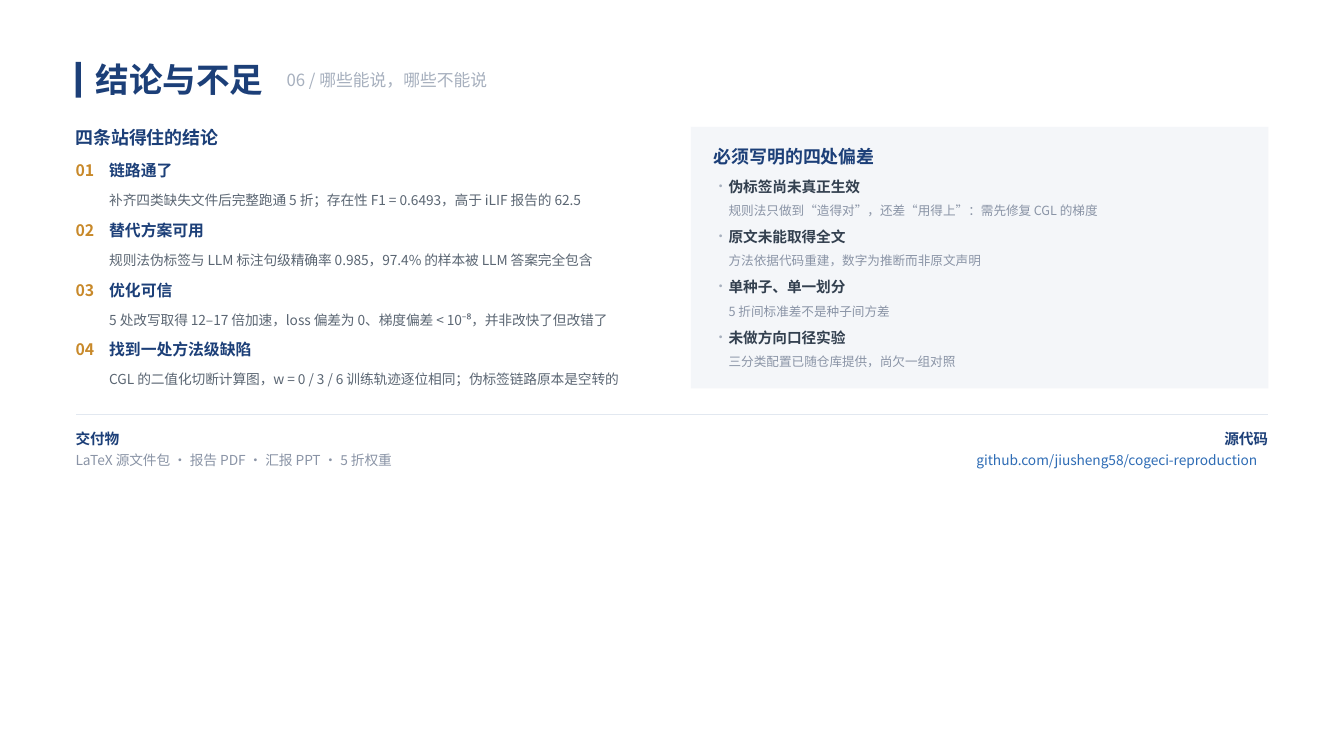
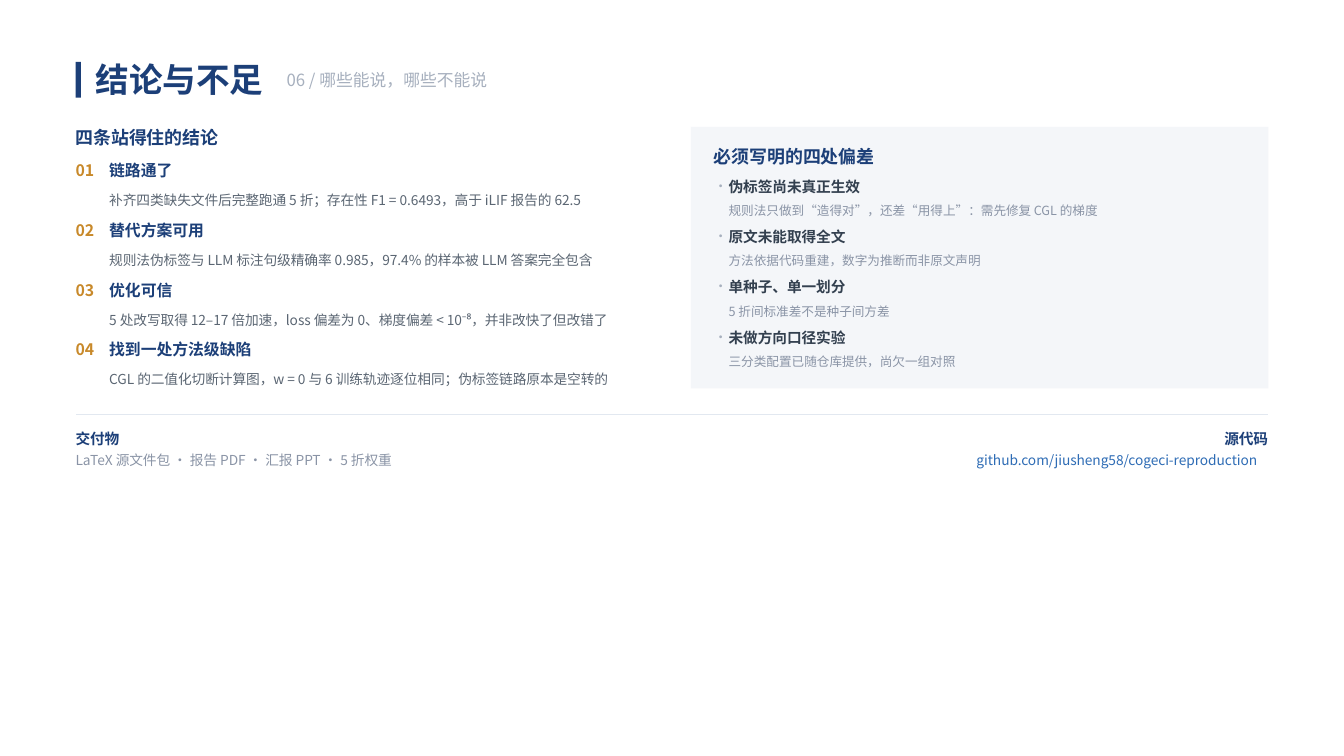
Before and after one commit to jiusheng58/cogeci-reproduction, a slide deck: slide 11 of ppt/deck/deck.pptx. Drawn at 1344x756 pixels with LibreOffice and Linux fonts; fonts in the diff are those of the drawing. Boxes give left, top, right and bottom in pixels: in the first picture for what was removed or moved away, otherwise in the second. Text is boxed around its words. In the diff, an @@ line names an element or a change of style, - is before the commit and + after.

Commit message:
补完 E3（STE）同预算对照与提交包脚本
- E3 修复后梯度接通：首轮 loss 9.1017 vs E1 8.7606（E0 0.1026）
- 前 12 轮每一轮都落后 E1，均值 0.3354 vs 0.4319（-9.7 点），差距随训练收窄
- 报告新增 6.5.5 节（收敛对比表）与同预算对照的局限说明，8.3 节同步
- 移除未运行的 E2/E4（报告/PPT/README 一致），日志改名 logs_E3_ste_12ep.txt
- make_package.sh 生成提交包（rar 内含 PDF/PPT/LaTeX 源包/说明）

```diff
--- a/ppt/deck/deck.pptx
+++ b/ppt/deck/deck.pptx
@@ text at (109, 372, 608, 386): text changed @@
-CGL 的二值化切断计算图，w = 0 / 3 / 6 训练轨迹逐位相同；伪标签链路原本是空转的
+CGL 的二值化切断计算图，w = 0 与 6 训练轨迹逐位相同；伪标签链路原本是空转的
```
Also in this commit, not shown: 1 other slide changed, 15 other files.
